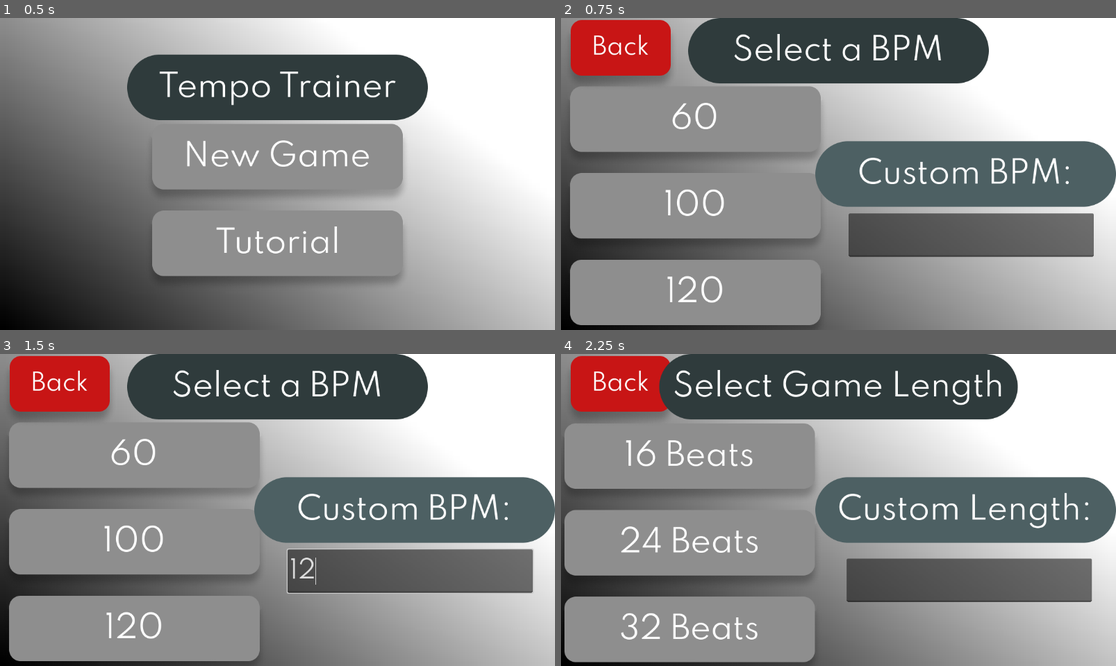
Above: before the commit, frames 1-4 (two rows, left to right).
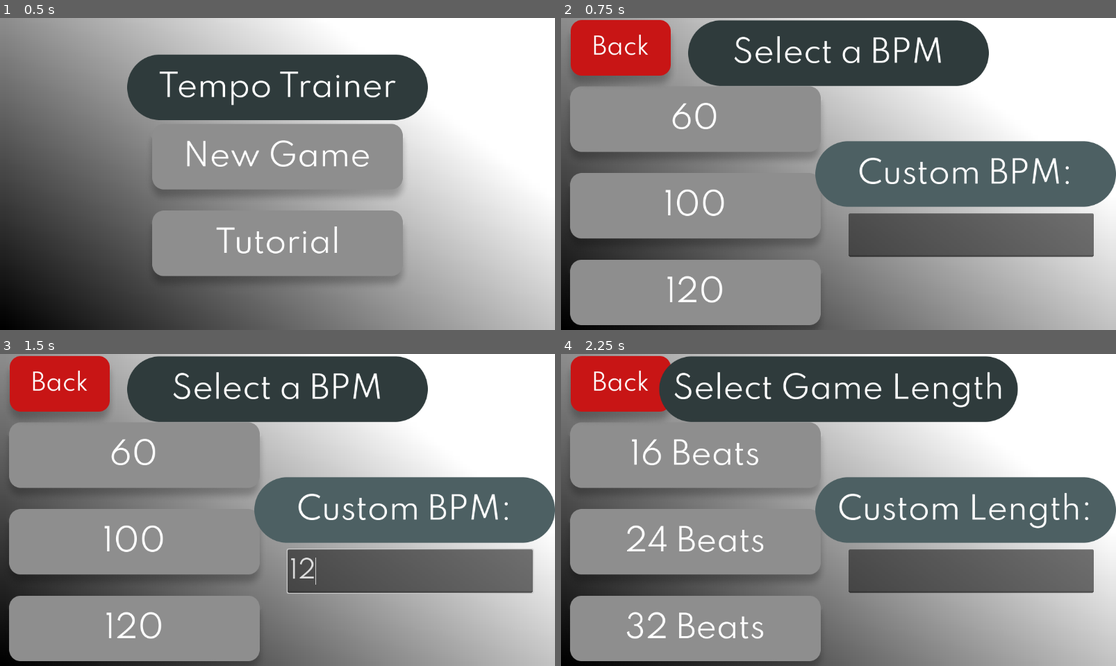
Above: after the commit, the same moments.

Repository: dbm19/tempo_trainer
Game: Godot game, scene res://main_menu.tscn
Two runs of this game, one before a commit and one after it. Both use one fixed random seed, a clock stepped at 60 frames per second and the inputs below.
Inputs (mouse positions are in pixels of both pictures, inside the frame that each line leads up to):
- Up to frame 1 (0.5 s): no input
- Up to frame 2 (0.75 s): click (838, 164) at 0.5 s
- Up to frame 3 (1.5 s): click (410, 572) at 1.27 s; type "12" at 1.35 s
- Up to frame 4 (2.25 s): click (694, 463) at 2 s

Frame 1 is identical in both runs. In frame 2, 1.9% of the frame differs, in the area x 22-78%, y 0-22%; in frame 3, 1.9%; in frame 4, 9.7%, in the area x 0-96%, y 0-99%.

Commit message:
Fixed some UI positioning

Diff:
--- a/bpm_select.tscn
+++ b/bpm_select.tscn
@@ -41,8 +41,9 @@
 anchor_left = 0.5
 anchor_right = 0.5
 offset_left = -312.0
+offset_top = 5.0
 offset_right = 312.0
-offset_bottom = 136.0
+offset_bottom = 141.0
 grow_horizontal = 2
 
 [node name="BpmSelectTitle" type="TextureRect" parent="BpmSelectUiContainer"]
--- a/game_length_select.tscn
+++ b/game_length_select.tscn
@@ -42,8 +42,9 @@
 anchor_left = 0.5
 anchor_right = 0.5
 offset_left = -372.0
+offset_top = 5.0
 offset_right = 372.0
-offset_bottom = 136.0
+offset_bottom = 141.0
 grow_horizontal = 2
 texture = ExtResource("1_e55et")
 
@@ -52,10 +53,10 @@
 anchors_preset = 4
 anchor_top = 0.5
 anchor_bottom = 0.5
-offset_left = -13.0
-offset_top = -184.0
-offset_right = 547.0
-offset_bottom = 352.0
+offset_left = -1.0
+offset_top = -186.0
+offset_right = 559.0
+offset_bottom = 350.0
 grow_vertical = 2
 size_flags_horizontal = 4
 size_flags_vertical = 4
@@ -86,10 +87,10 @@
 anchor_top = 0.5
 anchor_right = 1.0
 anchor_bottom = 0.5
-offset_left = -559.0
-offset_top = 101.0
-offset_right = -50.0
-offset_bottom = 191.0
+offset_left = -555.0
+offset_top = 82.0
+offset_right = -46.0
+offset_bottom = 172.0
 grow_horizontal = 0
 grow_vertical = 2
 theme_override_fonts/font = ExtResource("7_4sn1t")
--- a/game_screen.gd
+++ b/game_screen.gd
@@ -78,7 +78,6 @@
 
 			drum_hit_array_index += 1
 			Global.average_delta += abs(player_hit_time_delta)
-			print(Global.average_delta)
 			print("Your score: ", player_hit_time_delta)
 
 		if drum_hit_array_index == drum_hit_array.size():
@@ -98,6 +97,7 @@
 		countdown.text = ""
 		bass_drum.volume_db = -100
 		drum_hit = Time.get_ticks_msec()
+		print(drum_hit)
 		if eight_count == 1:
 			drum_hit_array.append(drum_hit)
 			for n in range(1, Global.selected_length + 1):
@@ -105,9 +105,5 @@
 			eight_count -= 1
 		if number_of_beats == -1:
 			print(score_set)
-			if Global.selected_length:
-				print(Global.selected_length)
-			else:
-				print("wtf")
 			Global.average_delta = Global.average_delta / Global.selected_length
 			get_tree().change_scene_to_file("res://score_screen.tscn")
